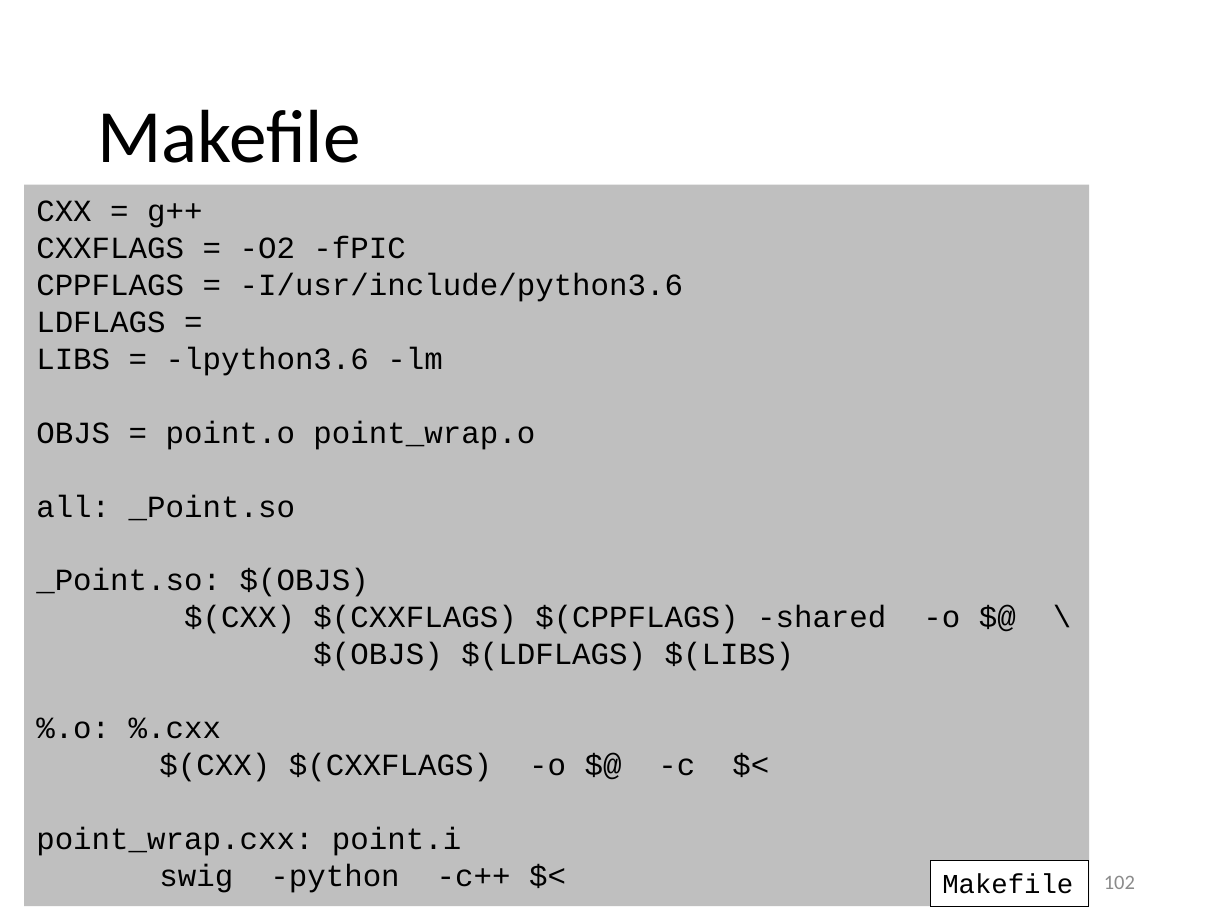
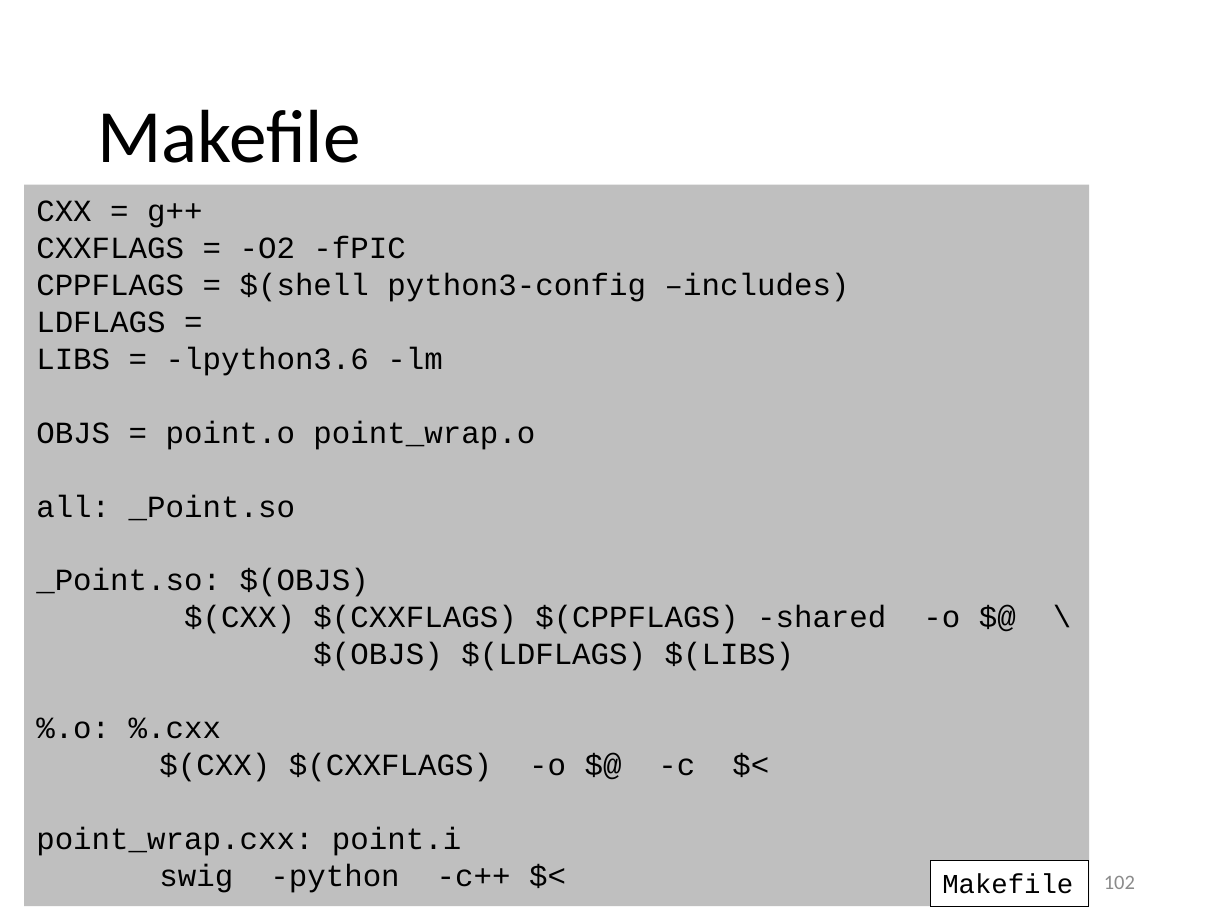
Before and after one commit to gjbex/Python-for-HPC, a slide deck: slide 102 of python_for_hpc.pptx. Drawn at 1232x924 pixels with LibreOffice and Linux fonts; fonts in the diff are those of the drawing. Boxes give left, top, right and bottom in pixels: in the first picture for what was removed or moved away, otherwise in the second. Text is boxed around its words. In the diff, an @@ line names an element or a change of style, - is before the commit and + after.

Commit message:
Improve make file for SWIG example

```diff
--- a/python_for_hpc.pptx
+++ b/python_for_hpc.pptx
@@ text in rectangle at <box>36,273,850,302</box>: text changed @@
-CPPFLAGS = -I/usr/include/python3.6
+CPPFLAGS = $(shell python3-config –includes)
```
